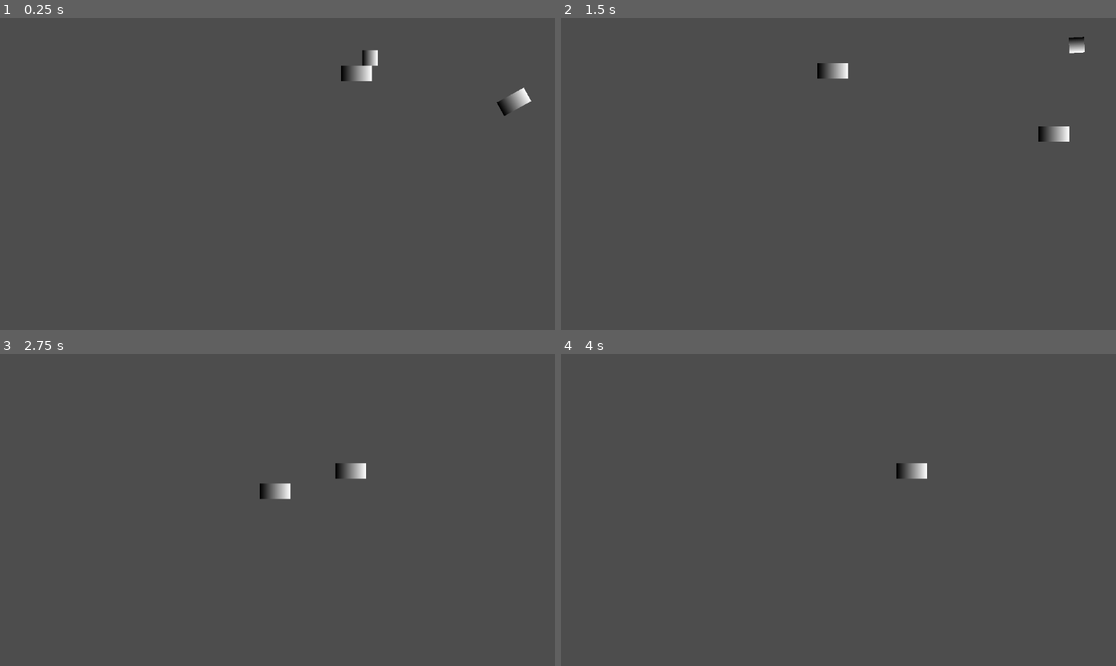
Above: before the commit, frames 1-4 (two rows, left to right).
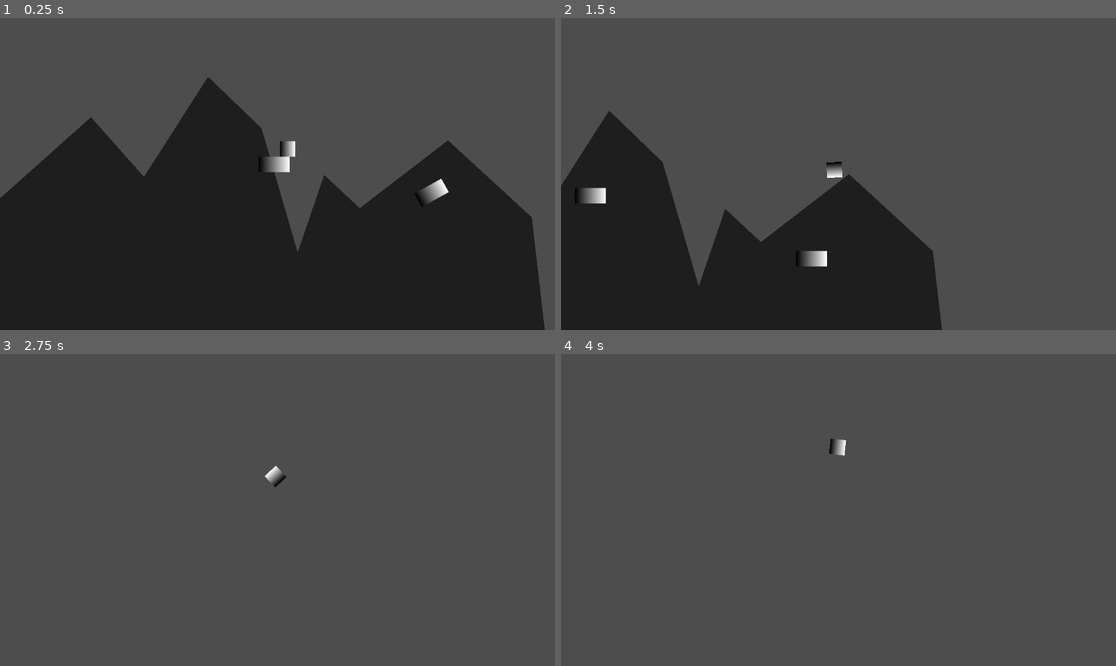
Above: after the commit, the same moments.

Repository: appellatebaton0/wierd-jam
Game: Godot game, scene res://Scenes/Main.tscn
The game is run twice, just before and just after one commit, with the same random seed, the same clock (stepped at 60 frames per second) and the same inputs.
Inputs:
- Up to frame 1 (0.25 s): no input
- Up to frame 2 (1.5 s): tap Enter at 0.5 s; hold W 0.53-1.28 s; tap Space (JumpPerp) at 0.77 s
- Up to frame 3 (2.75 s): tap Space (JumpPerp) at 1.52 s; hold W from 2.03 s (still down)
- Up to frame 4 (4 s): tap Space (JumpPerp) at 3.02, 3.77 s; release W at 3.53 s

The runs differ from the first frame. In frame 1, 53% of the frame differs, in the area x 0-99%, y 10-100%; in frame 2, 29%; in frame 3, 0.6%; in frame 4, 0.3%.

Commit message:
h1.0.4 - Working Camera
Made a basic script so the camera follows the player.

Diff:
--- a/Scenes/Main.tscn
+++ b/Scenes/Main.tscn
@@ -1,5 +1,6 @@
 [gd_scene format=3 uid="uid://p2tyqwglemqs"]
 
+[ext_resource type="Script" uid="uid://c10cndcu33lm7" path="res://Scripts/Camera.gd" id="1_pbw6q"]
 [ext_resource type="PackedScene" uid="uid://c83kcii5cge5" path="res://Scenes/SimpleRail.tscn" id="1_r150o"]
 [ext_resource type="PackedScene" uid="uid://b46f20mibw1h3" path="res://Scenes/Transform.tscn" id="2_kln2b"]
 [ext_resource type="Script" uid="uid://c86lscdglgeil" path="res://Scripts/Transform.gd" id="3_rgh2o"]
@@ -13,7 +14,12 @@
 
 [node name="Main" type="Node" unique_id=1226045905]
 
+[node name="Polygon2D" type="Polygon2D" parent="." unique_id=1070006029]
+color = Color(0.12, 0.12, 0.12, 1)
+polygon = PackedVector2Array(-524, -32, -216, -307, -106, -183, 27, -391, 138, -284, 213, -26, 268, -187, 342, -118, 525, -259, 699, -99, 730, 170, 645, 419, -711, 407, -682, -407, -535, -38)
+
 [node name="Camera2D" type="Camera2D" parent="." unique_id=1220805860]
+script = ExtResource("1_pbw6q")
 
 [node name="Player" parent="." unique_id=993666105 instance=ExtResource("4_rgh2o")]
 position = Vector2(142, -250)
@@ -48,6 +54,8 @@
 position = Vector2(222, 403)
 texture = SubResource("GradientTexture2D_d4d1x")
 script = ExtResource("3_rgh2o")
+next_interpol_time = 1.5
+next_ease = -2.0
 pos = Vector2(0, -23)
 
 [node name="Point 4" type="Sprite2D" parent="SimpleRail" unique_id=370792900 instance=ExtResource("2_kln2b")]
--- /dev/null
+++ b/Scripts/Camera.gd
@@ -0,0 +1,12 @@
+class_name Camera extends Camera2D
+
+@onready var player:Player = get_tree().get_first_node_in_group("Player")
+
+# Called when the node enters the scene tree for the first time.
+func _ready() -> void:
+	pass # Replace with function body.
+
+
+# Called every frame. 'delta' is the elapsed time since the previous frame.
+func _process(delta: float) -> void:
+	global_position = lerp(global_position, player.global_position + (0.2 * player.velocity), 0.1)
--- a/Scripts/Transform.gd
+++ b/Scripts/Transform.gd
@@ -24,6 +24,7 @@
 	texture = with.debug_texture
 	owner = with.owner
 
-func _process(delta: float) -> void: if visible:
+func _process(delta: float) -> void:
+	if not visible: return
 	global_position = pos if pos else global_position
 	global_rotation = rot if rot else global_rotation
Not shown, added: Scripts/Camera.gd.uid
